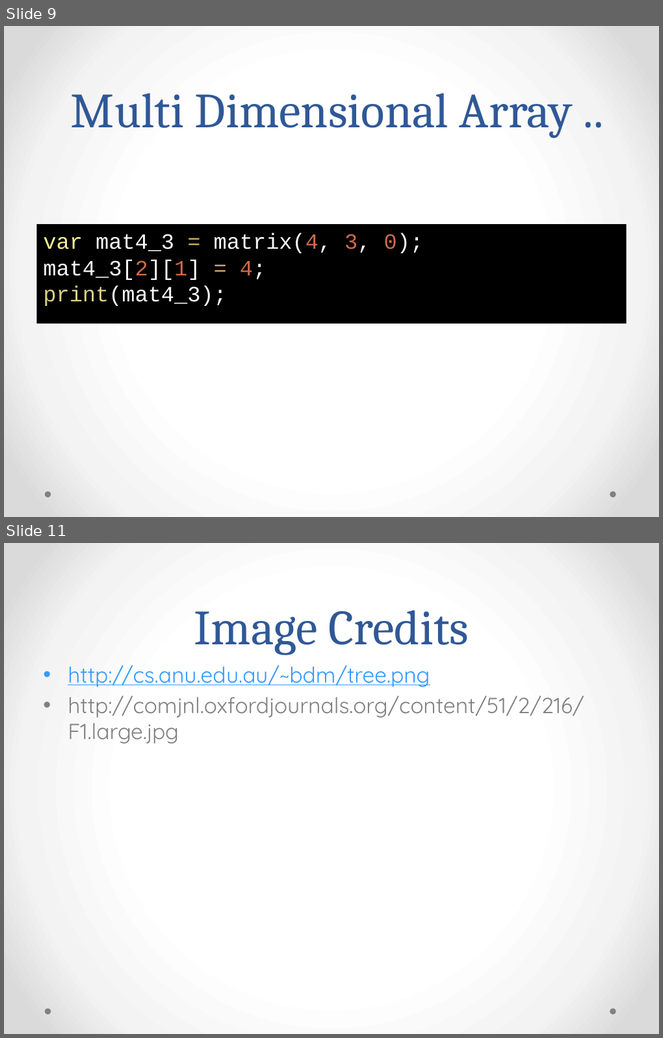
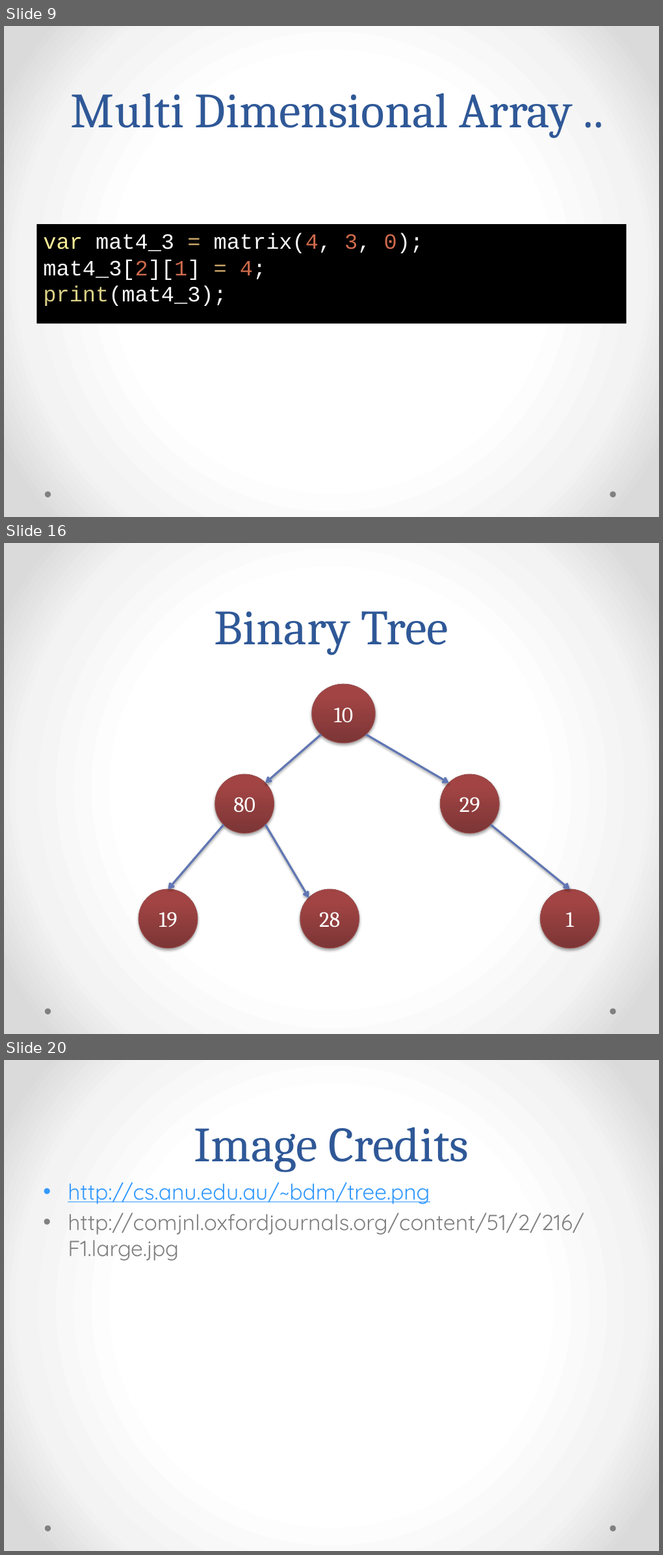
Before and after one commit to rajeshcs/jstalk, a slide deck: JavascriptDS.pptx. Shown one above the other, each under a label of ours: slides 9 and 11 before the commit, slides 9, 16 and 20 after it; the slides between them are not shown. The pictures are 663x1038 and 663x1555 pixels, drawn with LibreOffice and Linux fonts; fonts in the diff are those of the drawing. Boxes give left, top, right and bottom in pixels: in the first picture for what was removed or moved away, otherwise in the second. Text is boxed around its words. In the diff, an @@ line names an element or a change of style, - is before the commit and + after.

```diff
--- a/JavascriptDS.pptx
+++ b/JavascriptDS.pptx
@@ slide 16 added at box(4, 543, 659, 1034), background gradient #FFFFFF to #F4F4F4 to #DADADA; not listed: 2 template elements that a slide beside it also shows @@
@@ title added at box(215, 611, 449, 655), 54 pt, text #2F5897 @@
+Binary Tree
@@ ellipse added at box(312, 685, 376, 743), fill gradient #7D3535 to #A24545 to #A44343, outline #9A4E4E 0.75 pt, 24 pt, text #FFFFFF @@
+10
@@ arrow added from (321, 734) to (265, 783), #6076B4 2.25 pt @@
@@ arrow added from (366, 734) to (449, 783), #6076B4 2.25 pt @@
@@ text added at box(215, 774, 274, 834), fill gradient #7D3535 to #A24545 to #A44343, outline #9A4E4E 0.75 pt, 24 pt, text #FFFFFF @@
+80
@@ ellipse added at box(440, 774, 499, 834), fill gradient #7D3535 to #A24545 to #A44343, outline #9A4E4E 0.75 pt, 24 pt, text #FFFFFF @@
+29
@@ arrow added from (224, 824) to (168, 889), #6076B4 2.25 pt @@
@@ arrow added from (265, 824) to (309, 898), #6076B4 2.25 pt @@
@@ arrow added from (491, 824) to (570, 889), #6076B4 2.25 pt @@
@@ ellipse added at box(139, 889, 198, 949), fill gradient #7D3535 to #A24545 to #A44343, outline #9A4E4E 0.75 pt, 24 pt, text #FFFFFF @@
+19
@@ ellipse added at box(300, 889, 359, 949), fill gradient #7D3535 to #A24545 to #A44343, outline #9A4E4E 0.75 pt, 24 pt, text #FFFFFF @@
+28
@@ ellipse added at box(541, 889, 599, 949), fill gradient #7D3535 to #A24545 to #A44343, outline #9A4E4E 0.75 pt, 24 pt, text #FFFFFF @@
+1
@@ what was slide 11 is now slide 20 @@
```
Also in this commit, not shown: 2 slides changed, 8 other slides added, 10 other files.
